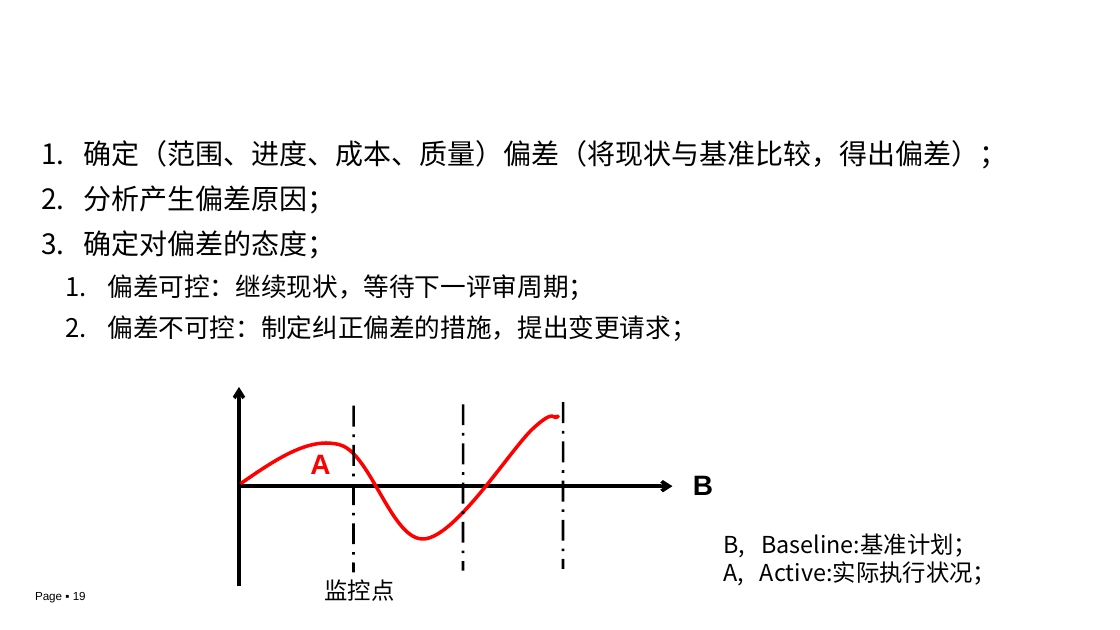
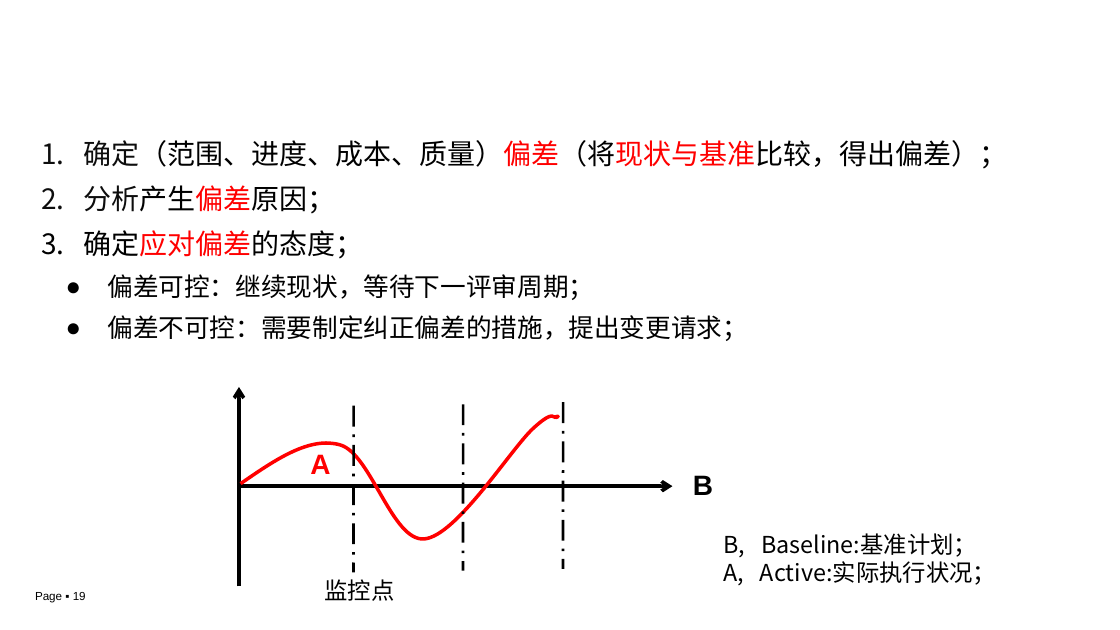
Before and after one commit to edu2act/course-IT-Project-Management, a slide deck: slide 19 of materials/slides/ch04.pptx. Drawn at 1120x630 pixels with LibreOffice and Linux fonts; fonts in the diff are those of the drawing; background and template pictures are left out. Boxes give left, top, right and bottom in pixels: in the first picture for what was removed or moved away, otherwise in the second. Text is boxed around its words. In the diff, an @@ line names an element or a change of style, - is before the commit and + after.

```diff
--- a/materials/slides/ch04.pptx
+++ b/materials/slides/ch04.pptx
@@ text at bbox=[83, 140, 1007, 300]: text colour #000000 to #0D0D0D, text colour #000000 to #FF0000 in "确定（范围、进度、成本、质量）偏差（将现状与基准比较，得出偏差）；", "分析产生偏差原因；"; bullet 1. to ● @@
@@ text at bbox=[83, 230, 363, 259]: text changed @@
-3. 确定对偏差的态度；
+3. 确定应对偏差的态度；
@@ text at bbox=[108, 315, 749, 341]: text changed @@
-  2. 偏差不可控：制定纠正偏差的措施，提出变更请求；
+  ● 偏差不可控：需要制定纠正偏差的措施，提出变更请求；
```
Also in this commit, not shown: 10 other slides changed.
